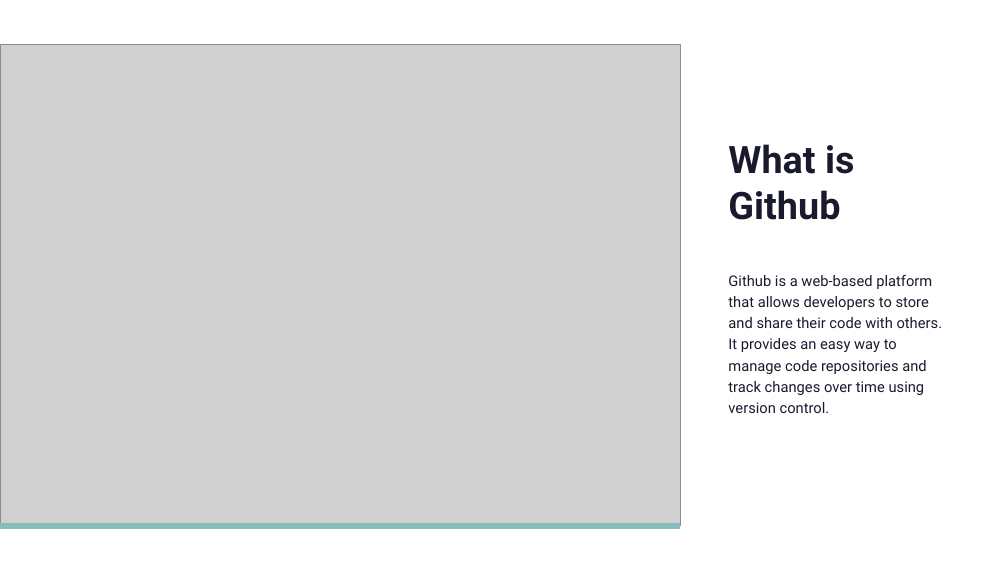
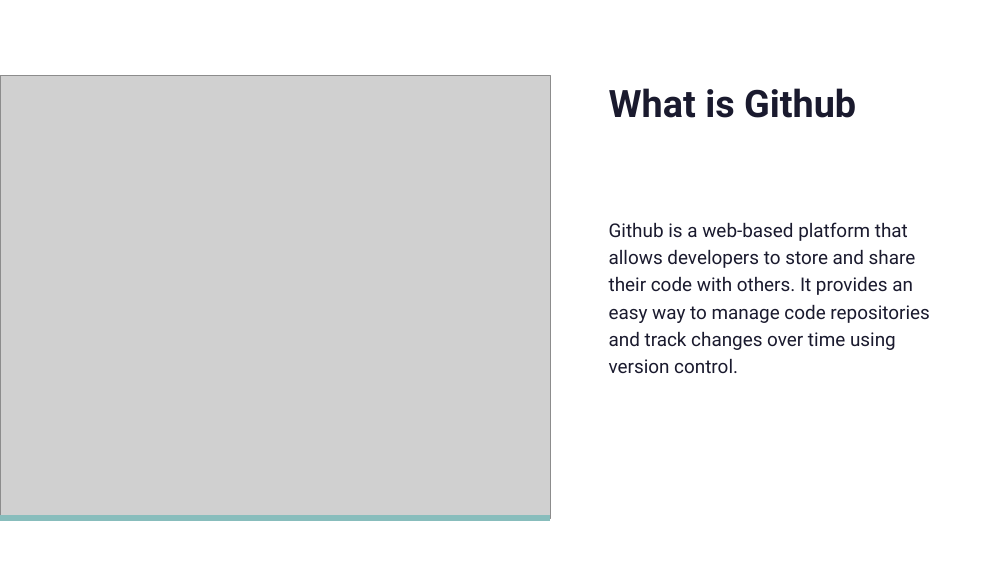
Before and after one commit to gregheffner/GitHub_class, a slide deck: slide 2 of GitHubTraining.pptx. Drawn at 1008x567 pixels with LibreOffice and Linux fonts; fonts in the diff are those of the drawing; grey boxes stand for pictures. Boxes give left, top, right and bottom in pixels: in the first picture for what was removed or moved away, otherwise in the second. Text is boxed around its words. In the diff, an @@ line names an element or a change of style, - is before the commit and + after.

```diff
--- a/GitHubTraining.pptx
+++ b/GitHubTraining.pptx
@@ picture: place and size @@
-picture at [0,45,681,526]
+picture at [0,76,551,518]
@@ title "What is Github": place and size @@
-title "What is Github" at [728,144,854,220]
+title "What is Github" at [609,88,856,118]
@@ title "What is Github" at [609,88,856,118]: vertical alignment bottom to top @@
@@ text "Github is a web-based platform ...": place and size @@
-text "Github is a web-based platform ..." at [728,275,943,413]
+text "Github is a web-based platform ..." at [609,222,929,373]
@@ text "Github is a web-based platform ..." at [609,222,929,373]: size 14 to 18 pt @@
@@ line moved from (0, 526) - (681, 526) to (0, 518) - (551, 518) @@
```
Also in this commit, not shown: 4 other slides changed, 1 slide added.
